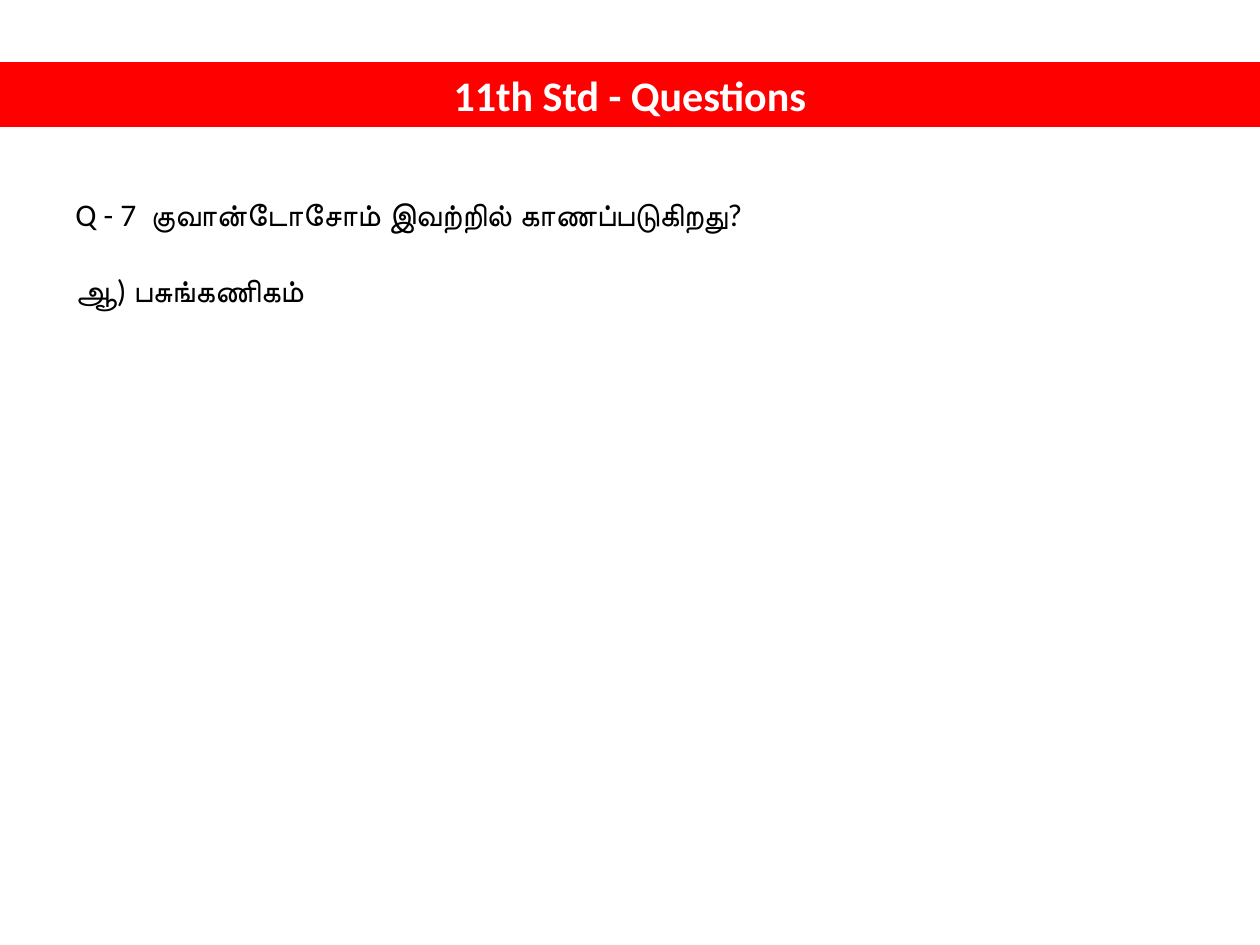
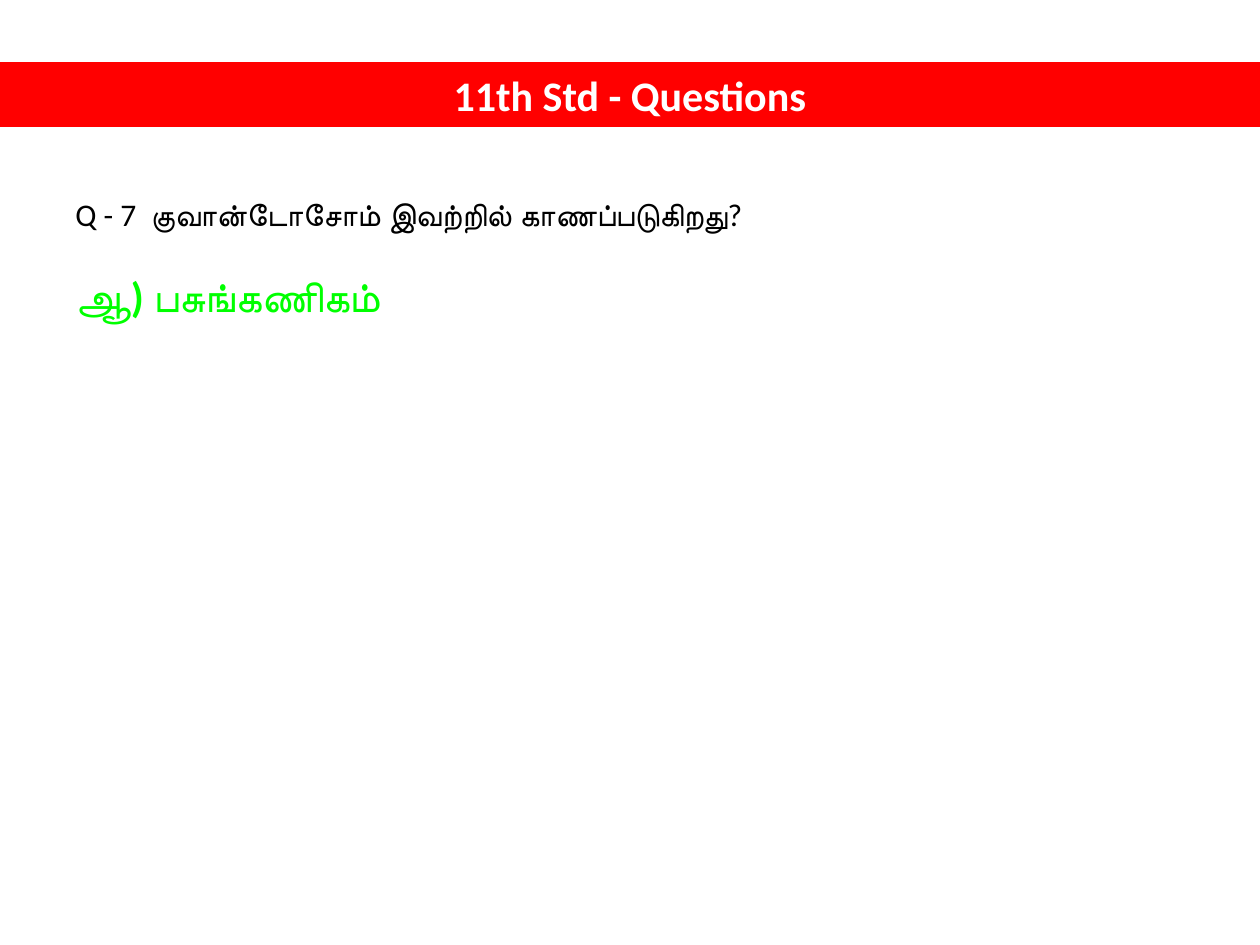
Before and after one commit to tvmani/tvmani.github.io, a slide deck: slide 2 of tamil_biology/NEET_BIOLOGY_001.pptx. Drawn at 1260x945 pixels with LibreOffice and Linux fonts; fonts in the diff are those of the drawing. Boxes give left, top, right and bottom in pixels: in the first picture for what was removed or moved away, otherwise in the second. Text is boxed around its words. In the diff, an @@ line names an element or a change of style, - is before the commit and + after.

```diff
--- a/tamil_biology/NEET_BIOLOGY_001.pptx
+++ b/tamil_biology/NEET_BIOLOGY_001.pptx
@@ text at bbox=[75, 281, 374, 324]: size 18 to 24 pt, text colour #000000 to #00FF00, bold on in "ஆ) பசுங்கணிகம்" @@
```
Also in this commit, not shown: 4 other slides changed, 1 other file.
